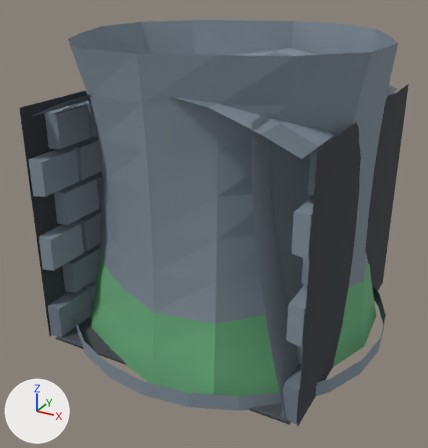
A saved change to the glTF model assets/models/dungeon_kit.glb.
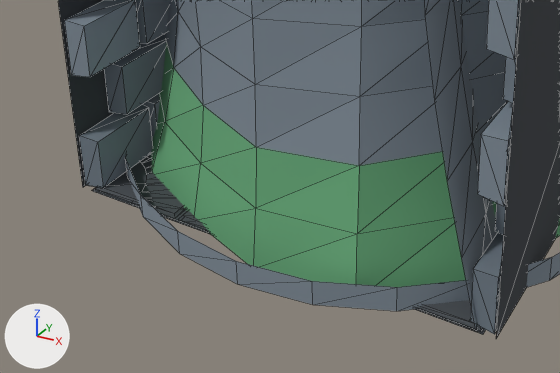
Old and new are each drawn whole from a camera (50 mm lens) standing at (3.73, -7.29, 5.05) and looking at (-0.1, -0.32, 1.56) and again close up on the part from 0% to 78% of the width and 50% to 100% of the height. The lights are fixed; the arrows at lower left show +X, +Y and +Z. The first two pictures are the older version. The close-ups show mesh edges as thin lines. Vertices at exactly the same position are counted once.

Names of what the first close-up shows: 'Macro_Alchemical_Shrine', 'Tile_Corridor_Corner', 'Tile_Corridor_Straight', 'Tile_Solid_Pillar'.
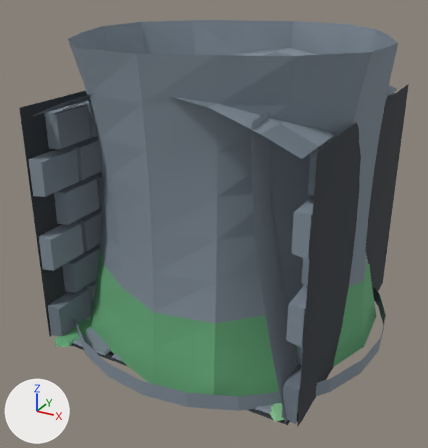
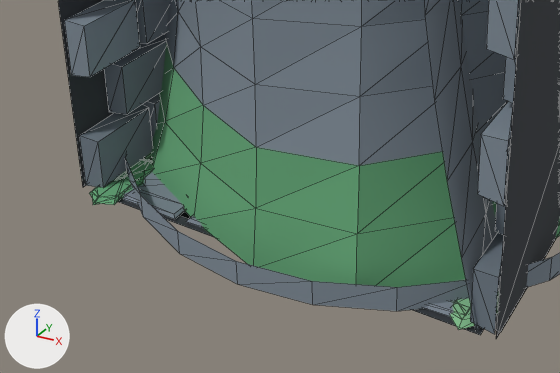
Commit message: feat(dungeon): replace grid floor with aged irregular organic flagstones, sprouting grass and corner moss

What differs and where, as boxes (x1, y1, x2, y2) in the close-ups (560 x 373 px):
'Tile_Corridor_Straight', reshaped: (58, 0, 560, 339) in both
'Tile_Corridor_Corner', reshaped (mostly hidden): before (131, 0, 497, 332); after (92, 0, 556, 332)
part 1 of me_tile_corridor_corner_mesh, rebuilt: before (131, 154, 477, 330); after (185, 214, 556, 331)
part 2 of me_tile_corridor_corner_mesh, added (mostly hidden): after (92, 157, 466, 305)
part 3 of me_tile_corridor_straight_mesh, rebuilt: before (420, 300, 483, 331); after (425, 302, 454, 317)
part 4 of me_tile_corridor_straight_mesh, rebuilt (mostly hidden): before (180, 211, 205, 228); after (186, 215, 204, 229)
part 5 of me_tile_corridor_straight_mesh, rebuilt: before (92, 187, 485, 335); after (118, 199, 484, 335)
part 6 of me_tile_corridor_straight_mesh, built on (mostly hidden): before (86, 101, 499, 334); after (89, 153, 499, 330)

The change in detail:
Material 'M_Dungeon_Floor' (mat_m_dungeon_floor) changes colour from dark grey #484d52 to grey #7e8995; in linear values from (0.065, 0.075, 0.085) to (0.21, 0.25, 0.3).
Material 'M_Dungeon_Floor_Mossy' (mat_m_dungeon_floor_mossy) is new.
Its base color is (0.18, 0.29, 0.23) (greyish green #769384).
Its roughness is 0.88.
Material 'M_Dungeon_Floor_Dark' (mat_m_dungeon_floor_dark) is new.
Its base color is (0.14, 0.17, 0.21) (greyish blue #69737e).
Its roughness is 0.9.
Material 'M_Dungeon_Grass' (mat_m_dungeon_grass) is new.
Its base color is (0.16, 0.46, 0.22) (green #6fb581).
Its roughness is 0.8.
me_tile_corridor_corner_mesh is used by ob_tile_corridor_corner; location (0.0, 0.0, 0.0).
me_tile_corridor_corner_mesh had 154 vertices, 240 faces and spanned x -2.0..1.8, y -2.0..1.8, z 0.0..3.6.
me_tile_corridor_corner_mesh now has 1283 vertices, 1363 faces and spans x -2.0..1.95, y -2.16..2.05, z -0.01..3.6.
me_tile_corridor_corner_mesh part 1: the loose piece of 77 vertices spanning x -2.0..1.8, y -2.0..1.8, z 0.02 is rebuilt with 4 vertices and now spans x -1.95..1.95, y -1.9..1.9, z -0.01, in mat_m_floor_grout (dark grey #353a3f).
me_tile_corridor_corner_mesh part 2: 1202 vertices added at x -1.92..1.9, y -2.16..2.05, z 0.0..0.25.
me_tile_corridor_corner_mesh gains material mat_m_dungeon_floor_dark (greyish blue #69737e).
me_tile_corridor_corner_mesh gains material mat_m_dungeon_floor_mossy (greyish green #769384).
me_tile_corridor_corner_mesh gains material mat_m_floor_grout (dark grey #353a3f).
me_tile_corridor_corner_mesh gains material mat_m_dungeon_grass (green #6fb581).
me_tile_corridor_corner_mesh gains material mat_m_dungeon_moss (green #65aa79).
me_tile_corridor_corner_mesh gains material mat_m_dungeon_moss_light (green #86c290).
me_tile_corridor_straight_mesh is used by ob_tile_corridor_straight; location (0.0, 0.0, 0.0).
me_tile_corridor_straight_mesh had 1446 vertices, 1742 faces and spanned x -1.95..1.95, y -2.0..2.0, z 0.0..3.81.
me_tile_corridor_straight_mesh now has 2426 vertices, 2707 faces and spans x -1.95..1.95, y -2.13..2.28, z -0.01..3.81.
me_tile_corridor_straight_mesh part 3: the loose piece of 8 vertices spanning x 0.94..1.83, y -1.99..-1.36, z 0.01..0.03 is rebuilt with 10 vertices and now spans x 0.86..1.76, y -1.97..-1.4, z 0.0..0.03.
me_tile_corridor_straight_mesh part 4: the loose piece of 8 vertices spanning x -0.91..-0.02, y -1.98..-1.35, z 0.01..0.04 is rebuilt with 8 vertices and now spans x -0.85..-0.12, y -1.97..-1.38, z 0.0..0.03.
me_tile_corridor_straight_mesh part 5: the loose piece of 4 vertices spanning x -1.85..1.85, y -2.0..2.0, z 0.0 is rebuilt with 4 vertices and now spans x -1.83..1.83, y -2.0..2.0, z -0.01.
me_tile_corridor_straight_mesh part 6: 67 vertices removed from x -1.93..1.93, y -1.98..1.96, z 0.01..0.04; 1037 vertices added at x -1.9..1.91, y -2.13..2.28, z 0.0..0.25.
Other edits to the shape of me_tile_corridor_straight_mesh do not show in these pictures.
me_tile_corridor_straight_mesh gains material mat_m_dungeon_floor_dark (greyish blue #69737e).
me_tile_corridor_straight_mesh gains material mat_m_dungeon_floor_mossy (greyish green #769384).
me_tile_corridor_straight_mesh gains material mat_m_dungeon_grass (green #6fb581).
